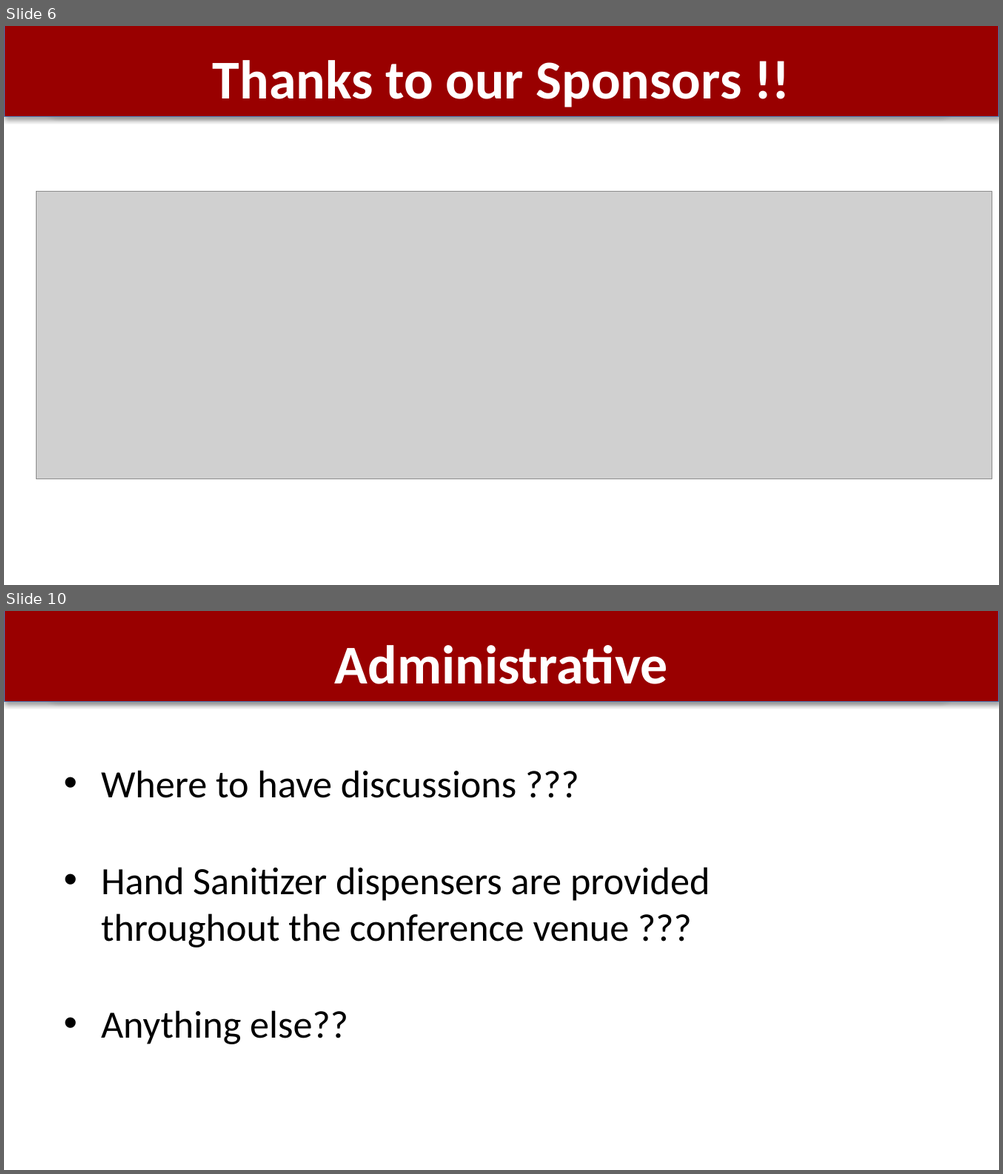
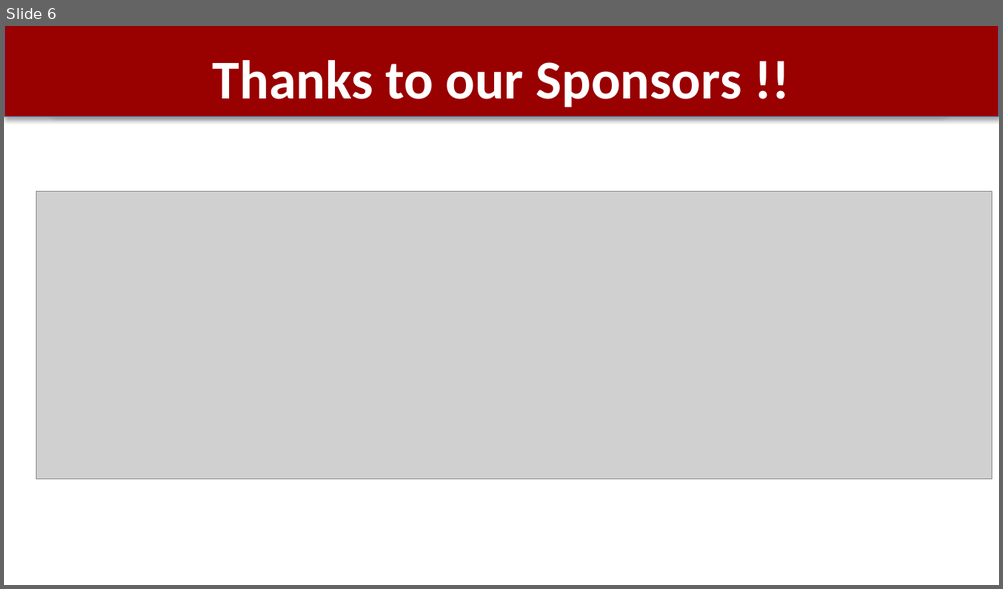
Before and after one commit to dabo/sbc-conference, a slide deck: welcome-2025.pptx. Shown one above the other, each under a label of ours: slides 6 and 10 before the commit, slide 6 after it; the slides between them are not shown. The pictures are 1003x1174 and 1003x589 pixels, drawn with LibreOffice and Linux fonts; fonts in the diff are those of the drawing; grey boxes stand for pictures. Boxes give left, top, right and bottom in pixels: in the first picture for what was removed or moved away, otherwise in the second. Text is boxed around its words. In the diff, an @@ line names an element or a change of style, - is before the commit and + after.

```diff
--- a/welcome-2025.pptx
+++ b/welcome-2025.pptx
@@ slide 10 removed at <box>4,611,999,1170</box>, background #FFFFFF; not listed: 2 template elements that a slide beside it also shows @@
@@ title removed at <box>335,645,668,684</box> @@
-Administrative
@@ text removed at <box>101,770,709,1045</box> @@
-• Where to have discussions ???
-• Hand Sanitizer dispensers are provided
-  throughout the conference venue ???
-• Anything else??
```
Also in this commit, not shown: 4 slides changed, 1 slide added.
